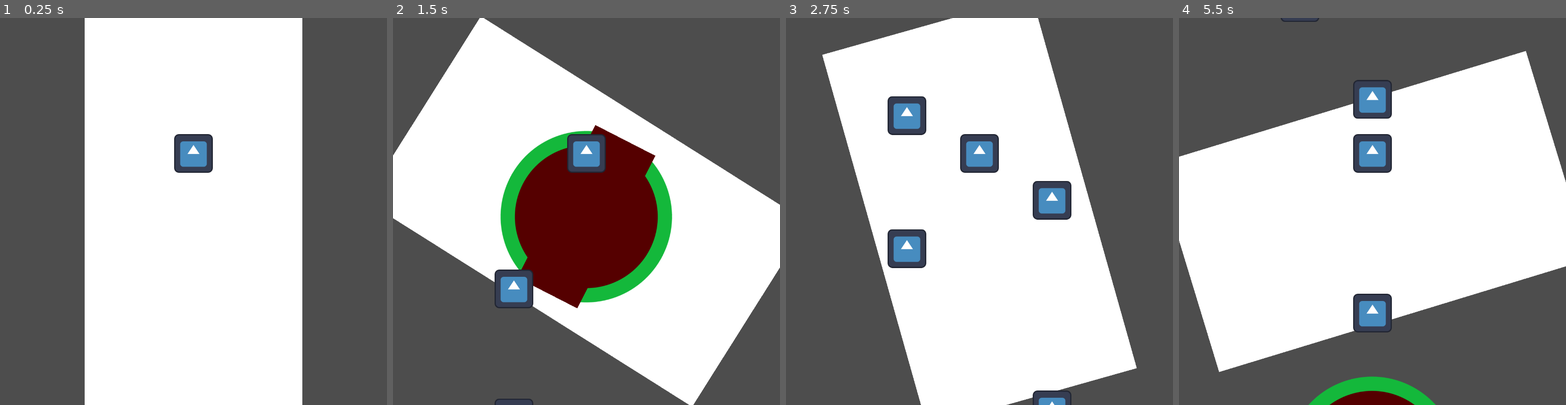
Above: before the commit, frames 1-4 (left to right).
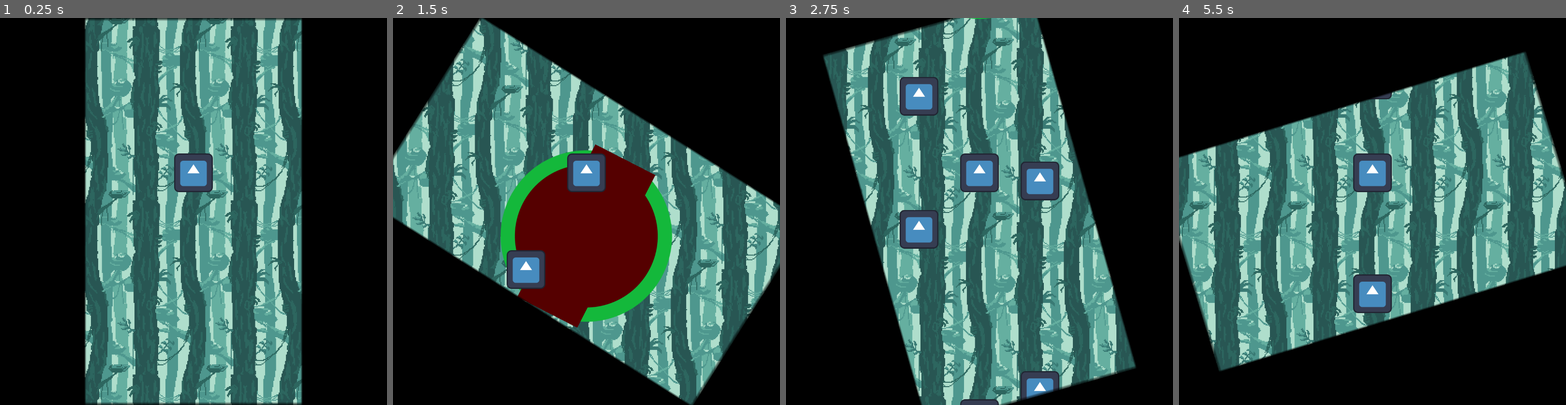
Above: after the commit, the same moments.

Repository: State0fFlux/Spider-Game
Game: Godot game, scene res://scenes/game.tscn
Two runs of this game, one before a commit and one after it. Both use one fixed random seed, a clock stepped at 60 frames per second and the inputs below. The engine's default icon, where the game draws it, is replaced by a stand-in: a white triangle on a blue panel in a dark square.
Inputs:
- Up to frame 1 (0.25 s): no input
- Up to frame 2 (1.5 s): hold Right (rotate_right) 0.53-1.28 s; hold Left (rotate_left) from 1.28 s (still down)
- Up to frame 3 (2.75 s): release Left (rotate_left) at 2.03 s; hold Right (rotate_right) from 2.03 s (still down)
- Up to frame 4 (5.5 s): release Right (rotate_right) at 3.53 s; hold Left (rotate_left) from 3.53 s (still down)

The runs differ from the first frame. In frame 1, 100% of the frame differs, in the area x 0-100%, y 0-100%; in frame 2, 90%; in frame 3, 99%; in frame 4, 99%.

Commit message:
implementing initial coin spawn mechanics

Diff:
--- a/globals/global.gd
+++ b/globals/global.gd
@@ -3,6 +3,8 @@
 var rotation_angle = 0.0
 var speed = 800
 
+var drift_position = 0.0
+
 var high_score = 0
 
 var mobile = false
--- a/objects/coin_spawner.tscn
+++ b/objects/coin_spawner.tscn
@@ -2,7 +2,7 @@
 
 [ext_resource type="Script" uid="uid://uf23tfvevl86" path="res://objects/coin_spawner.gd" id="1_ke4uy"]
 
-[node name="CoinSpawner" type="Node2D"]
+[node name="CoinSpawner" type="Node2D" groups=["Coin track"]]
 script = ExtResource("1_ke4uy")
 
 [node name="coinTimer" type="Timer" parent="."]
--- a/project.godot
+++ b/project.godot
@@ -30,6 +30,7 @@
 [global_group]
 
 Obstacle=""
+"Coin track"=""
 
 [input]
 
@@ -43,8 +44,19 @@
 "events": [Object(InputEventKey,"resource_local_to_scene":false,"resource_name":"","device":-1,"window_id":0,"alt_press …(195 unchanged characters)…
 ]
 }
+drift_left={
+"deadzone": 0.2,
+"events": [Object(InputEventKey,"resource_local_to_scene":false,"resource_name":"","device":-1,"window_id":0,"alt_pressed":false,"shift_pressed":false,"ctrl_pressed":false,"meta_pressed":false,"pressed":false,"keycode":0,"physical_keycode":65,"key_label":0,"unicode":97,"location":0,"echo":false,"script":null)
+]
+}
+drift_right={
+"deadzone": 0.2,
+"events": [Object(InputEventKey,"resource_local_to_scene":false,"resource_name":"","device":-1,"window_id":0,"alt_pressed":false,"shift_pressed":false,"ctrl_pressed":false,"meta_pressed":false,"pressed":false,"keycode":0,"physical_keycode":68,"key_label":0,"unicode":100,"location":0,"echo":false,"script":null)
+]
+}
 
 [rendering]
 
 renderer/rendering_method="mobile"
 textures/vram_compression/import_etc2_astc=true
+environment/defaults/default_clear_color=Color(0, 0, 0, 1)
--- a/scenes/game.gd
+++ b/scenes/game.gd
@@ -1,8 +1,11 @@
 extends Node2D
 
 @onready var cam = $Camera2D
-@onready var bg = $Background/Parallax2D
-@onready var border = $Camera2D/Border
+@onready var parallax = $Background/Parallax2D
+@onready var window = $Camera2D/Window
+@onready var coin_track = $CoinTrack
+@onready var bg = $Background
+@onready var text = $Player/RichTextLabel
 
 func _ready() -> void:
 	Input.use_accumulated_input = false
@@ -13,26 +16,44 @@
 		get_viewport().size = Vector2(1280,1280)
 
 func _process(delta):
-	# Handles phone rotation
 	if Global.mobile:
 		var grav = Input.get_gravity()
-		var scale = Vector2(grav.x, grav.y).normalized()
-		Global.rotation_angle = PI/2 + atan2(scale.y, scale.x)
+
+		# Handle mobile rotation
+		var yaw = Vector2(grav.x, grav.y).normalized()
+		Global.rotation_angle = PI/2 + atan2(yaw.y, yaw.x)
 		cam.rotation = Global.rotation_angle
+
+		# Handle mobile drift
+		# TODO: FIGURE OUT HOW MOBILE DRIFT SHOULD WORK
+		var pitch = asin((grav.rotated(Vector3(0,0,1), Global.rotation_angle)).z)
+
+		text.text = str(grav) + " : " + str(pitch)
+
+		Global.drift_position = Global.drift_position + pitch * 10
 	else:
-		var change = Input.get_axis("rotate_left", "rotate_right")
-		Global.rotation_angle += change * delta * 4 # for computer debugging
-		border.rotation = Global.rotation_angle
+		# Handle computer rotation
+		var change
+		Global.rotation_angle += Input.get_axis("rotate_left", "rotate_right") * delta * 4 # for computer debugging
+		window.rotation = Global.rotation_angle
 
-	for node in get_tree().get_nodes_in_group("Obstacle"):
-		node.rotation = Global.rotation_angle
+		# Handle computer drift
+		Global.drift_position = Global.drift_position + Input.get_axis("drift_left", "drift_right") * delta * 800
+
+	for obstacle in get_tree().get_nodes_in_group("Obstacle"):
+		obstacle.rotation = Global.rotation_angle
+
+	Global.drift_position = clamp(Global.drift_position, -200, 200)
+	coin_track.position.x = -Global.drift_position
+	cam.position.x = -Global.drift_position
+	bg.position.x = -Global.drift_position # TODO: fix after updating parallax sprite
 
 func set_speed(speed) -> void:
 	var tween = create_tween().set_parallel(true)
 	tween.tween_property(Global, "speed", speed, 5)
-	tween.tween_property(bg, "autoscroll", 1.5 * Vector2(0, -speed), 5)
+	tween.tween_property(parallax, "autoscroll", 1.5 * Vector2(0, -speed), 5)
 	#Global.speed = speed
-	#bg.autoscroll.y = -speed
+	#parallax.autoscroll.y = -speed
 
 func _on_level_timer_timeout() -> void:
 	set_speed(Global.speed + Global.speed / 2)
--- a/scenes/game.tscn
+++ b/scenes/game.tscn
@@ -6,22 +6,34 @@
 [ext_resource type="PackedScene" uid="uid://cl3duxofn5hyw" path="res://objects/coin_spawner.tscn" id="4_7jktm"]
 [ext_resource type="PackedScene" uid="uid://bglkg6s10qbxp" path="res://objects/ring_spawner.tscn" id="5_7jktm"]
 
+[sub_resource type="Gradient" id="Gradient_iywne"]
+colors = PackedColorArray(1, 1, 1, 1, 1, 1, 1, 1)
+
+[sub_resource type="GradientTexture2D" id="GradientTexture2D_p57ef"]
+gradient = SubResource("Gradient_iywne")
+
+[sub_resource type="Theme" id="Theme_iywne"]
+RichTextLabel/colors/default_color = Color(1, 1, 1, 1)
+RichTextLabel/font_sizes/normal_font_size = 32
+
 [node name="game" type="Node2D"]
 script = ExtResource("1_80nbo")
-metadata/_edit_vertical_guides_ = [360.0]
-metadata/_edit_horizontal_guides_ = [640.0]
+
+[node name="Darkness" type="CanvasModulate" parent="."]
+position = Vector2(0, 64)
+color = Color(0, 0, 0, 1)
 
 [node name="obstacleTimer" type="Timer" parent="."]
 wait_time = 5.0
 autostart = true
 
 [node name="Background" type="Node2D" parent="."]
-visible = false
 z_index = -2
 position = Vector2(360, 512)
 
 [node name="Parallax2D" type="Parallax2D" parent="Background"]
 scale = Vector2(0.3, 0.3)
+scroll_scale = Vector2(0, 1)
 repeat_size = Vector2(1080, 1920)
 autoscroll = Vector2(0, -1200)
 repeat_times = 6
@@ -32,40 +44,55 @@
 position = Vector2(-2.09808e-05, -1.52588e-05)
 texture = ExtResource("2_fc0e3")
 offset = Vector2(10.6667, 277.333)
+metadata/_edit_lock_ = true
 
 [node name="Camera2D" type="Camera2D" parent="."]
-position = Vector2(360, 704)
 ignore_rotation = false
 
-[node name="Border" type="ColorRect" parent="Camera2D"]
-z_index = -5
-offset_left = -360.0
-offset_top = -640.0
-offset_right = 360.0
-offset_bottom = 640.0
-pivot_offset = Vector2(360, 640)
+[node name="Window" type="PointLight2D" parent="Camera2D"]
+position = Vector2(-2.45571e-05, 3.8147e-05)
+scale = Vector2(11.25, 20)
+range_item_cull_mask = 1023
+texture = SubResource("GradientTexture2D_p57ef")
+offset = Vector2(3.8147e-06, -1.90735e-06)
+metadata/_edit_lock_ = true
 
 [node name="Player" type="Sprite2D" parent="."]
-position = Vector2(360, 512)
+position = Vector2(0, -128)
 texture = ExtResource("2_e2o6t")
-metadata/_edit_lock_ = true
+
+[node name="RichTextLabel" type="RichTextLabel" parent="Player"]
+visible = false
+offset_left = -104.0
+offset_top = -152.0
+offset_right = 112.0
+offset_bottom = -72.0
+theme = SubResource("Theme_iywne")
+text = "hiiii"
+horizontal_alignment = 1
+vertical_alignment = 1
 
 [node name="RingSpawner" parent="." instance=ExtResource("5_7jktm")]
 visible = true
-position = Vector2(360, 1920)
+position = Vector2(0, 1280)
 
 [node name="levelTimer" type="Timer" parent="."]
 wait_time = 60.0
 autostart = true
 
-[node name="CoinSpawner" parent="." instance=ExtResource("4_7jktm")]
-position = Vector2(120, 1920)
+[node name="CoinTrack" type="Node2D" parent="."]
+position = Vector2(0, 1152)
 
-[node name="CoinSpawner2" parent="." instance=ExtResource("4_7jktm")]
-position = Vector2(360, 1920)
+[node name="CoinSpawner" parent="CoinTrack" instance=ExtResource("4_7jktm")]
+position = Vector2(-200, 0)
+metadata/_edit_lock_ = true
 
-[node name="CoinSpawner3" parent="." instance=ExtResource("4_7jktm")]
-position = Vector2(600, 1920)
+[node name="CoinSpawner2" parent="CoinTrack" instance=ExtResource("4_7jktm")]
+metadata/_edit_lock_ = true
+
+[node name="CoinSpawner3" parent="CoinTrack" instance=ExtResource("4_7jktm")]
+position = Vector2(200, 0)
+metadata/_edit_lock_ = true
 
 [connection signal="timeout" from="obstacleTimer" to="RingSpawner" method="_on_obstacle_timer_timeout"]
 [connection signal="timeout" from="levelTimer" to="." method="_on_level_timer_timeout"]
Not shown: 1 places in scenes/game.tscn that only renumber resources
